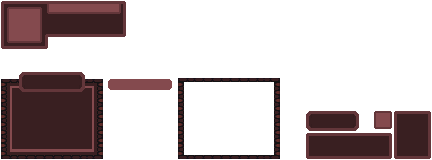
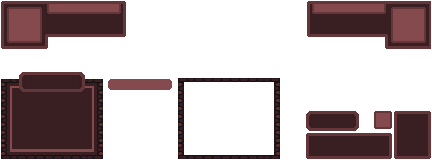
Revision of a layered 432 × 160 image; what changed, layer by layer:
added layer "PlayerInfoUI copy" above "PlayerInfoUI" over 307, 1, 431, 49
